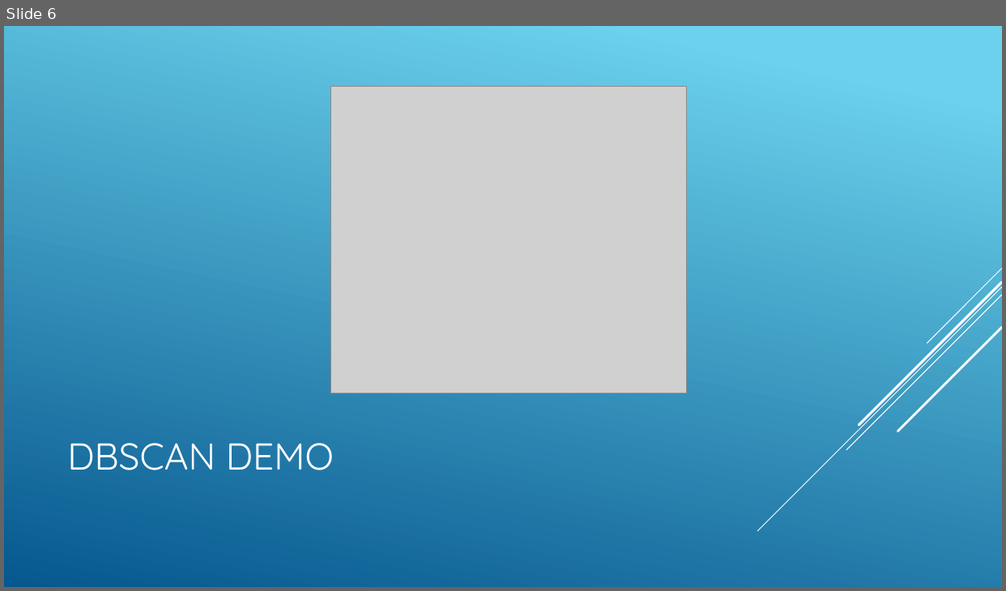
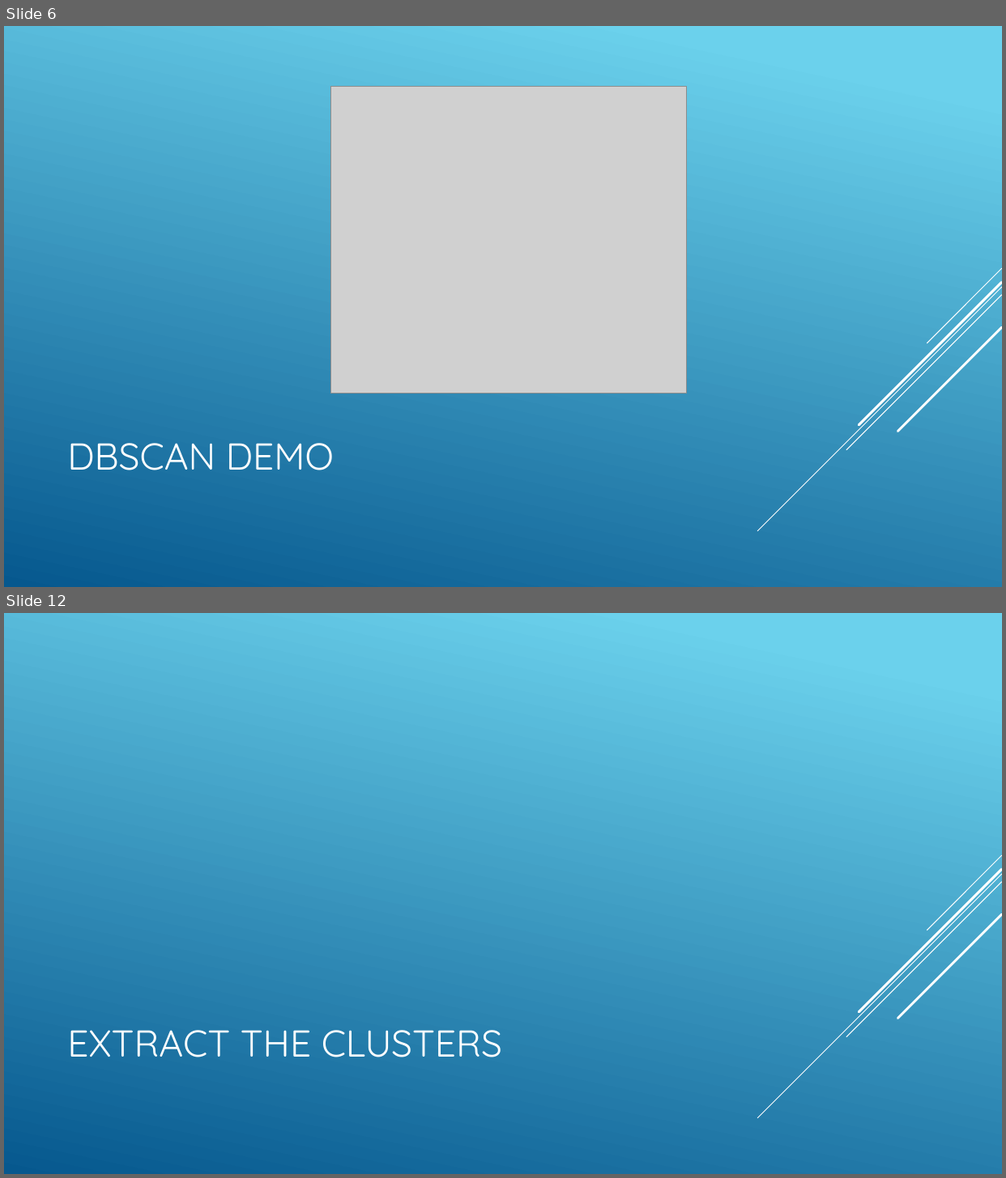
Before and after one commit to Vardominator/SorinLab, a slide deck: Talks/6_28_17/DensityBasedClustering.pptx. Shown one above the other, each under a label of ours: slide 6 before the commit, slides 6 and 12 after it; the slides between them are not shown. The pictures are 1006x591 and 1006x1178 pixels, drawn with LibreOffice and Linux fonts; fonts in the diff are those of the drawing; grey boxes stand for pictures. Boxes give left, top, right and bottom in pixels: in the first picture for what was removed or moved away, otherwise in the second. Text is boxed around its words. In the diff, an @@ line names an element or a change of style, - is before the commit and + after.

```diff
--- a/Talks/6_28_17/DensityBasedClustering.pptx
+++ b/Talks/6_28_17/DensityBasedClustering.pptx
@@ slide 12 added at [4, 613, 1002, 1174], background gradient #6ED2EB to #06588E; not listed: 5 template elements that a slide beside it also shows @@
@@ title added at [67, 1030, 502, 1058], 36 pt, text #FFFFFF @@
+EXTRACT THE CLUSTERS
```
Also in this commit, not shown: 5 other slides added, 2 other files.
